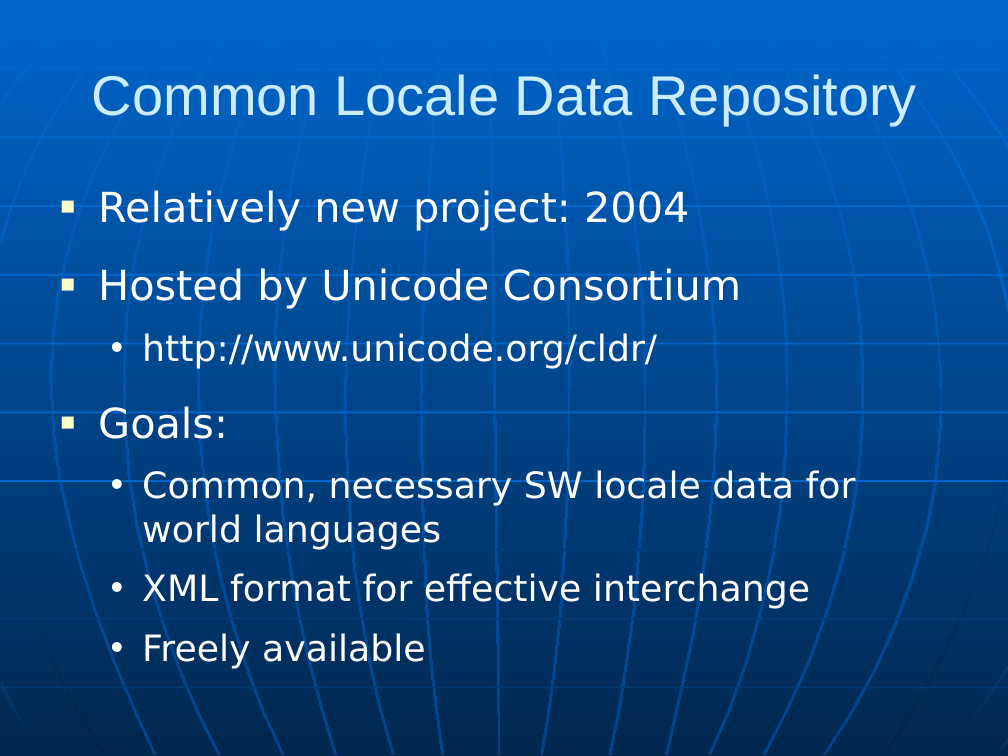
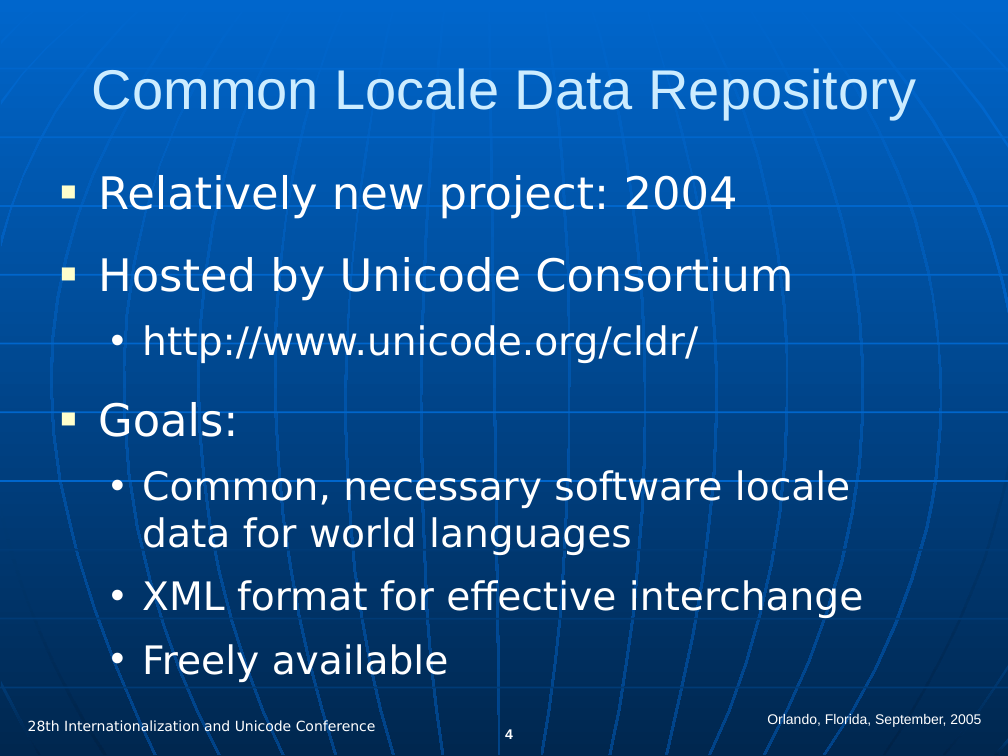
Before and after one commit to unicode-org/cldr, a slide deck: slide 4 of docs/presentations/cldr_overview.ppt. Drawn at 1008x756 pixels with LibreOffice and Linux fonts; fonts in the diff are those of the drawing. Boxes give left, top, right and bottom in pixels: in the first picture for what was removed or moved away, otherwise in the second. Text is boxed around its words. In the diff, an @@ line names an element or a change of style, - is before the commit and + after.

Commit message:
CLDR-0 New IUC 28 presentation
X-SVN-Rev: 1265

```diff
--- a/docs/presentations/cldr_overview.ppt
+++ b/docs/presentations/cldr_overview.ppt
@@ title "Common Locale Data Repository" moved from (x1=92, y1=74, x2=916, y2=125) to (x1=92, y1=68, x2=916, y2=118) @@
@@ text "Relatively new project: 2004" moved from (x1=98, y1=190, x2=856, y2=669) to (x1=98, y1=175, x2=864, y2=683) @@
@@ text at (x1=98, y1=175, x2=864, y2=683): size 29.6 to 32 pt in "Relatively new project: 2004", "Hosted by Unicode Consortium", "Goals:"; size 25.9 to 28 pt in "http://www.unicode.org/cldr/", "XML format for effective interchange", "Freely available" @@
@@ text at (x1=142, y1=468, x2=850, y2=556): text changed; size 25.9 to 28 pt @@
-  • Common, necessary SW locale data for world languages
+  • Common, necessary software locale data for world languages
@@ text added at (x1=28, y1=719, x2=376, y2=734), 10 pt, text #FFFFFF @@
+28th Internationalization and Unicode Conference
@@ text added at (x1=767, y1=713, x2=981, y2=728), 10 pt, text #FFFFFF @@
+Orlando, Florida, September, 2005
@@ page number added at (x1=505, y1=729, x2=513, y2=739), 10 pt, text #FFFFFF, bold @@
+4
```
Also in this commit, not shown: 14 other slides changed, 16 slides added, 5 slides removed.
